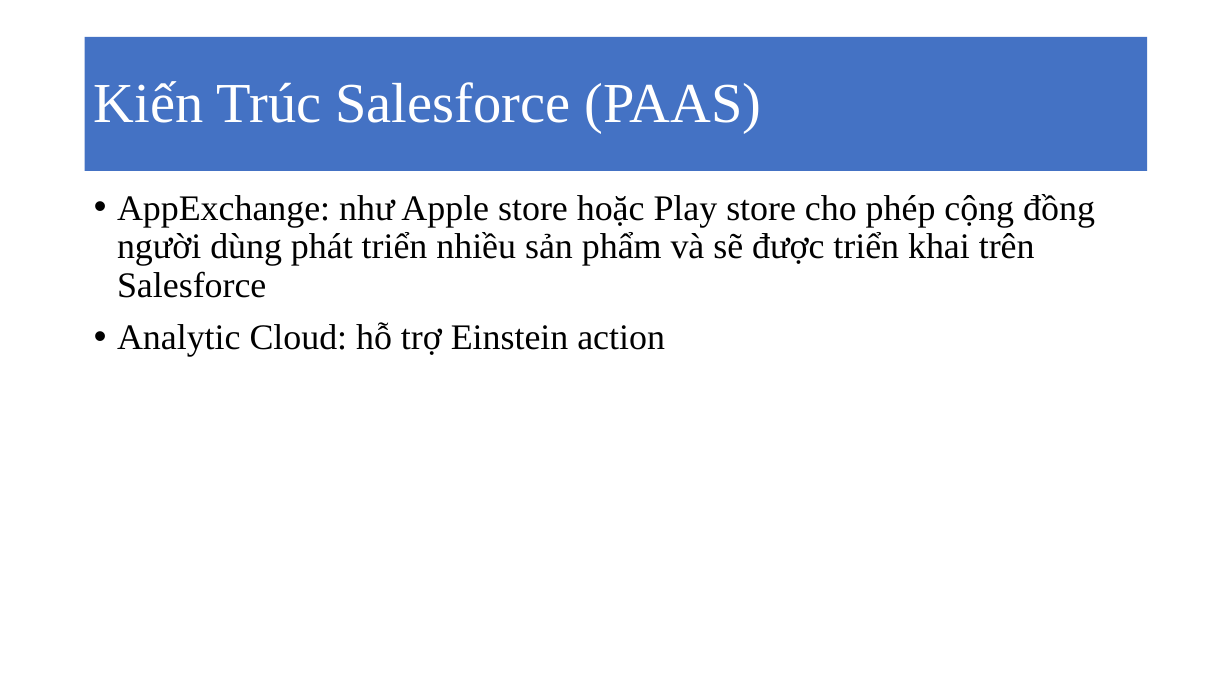
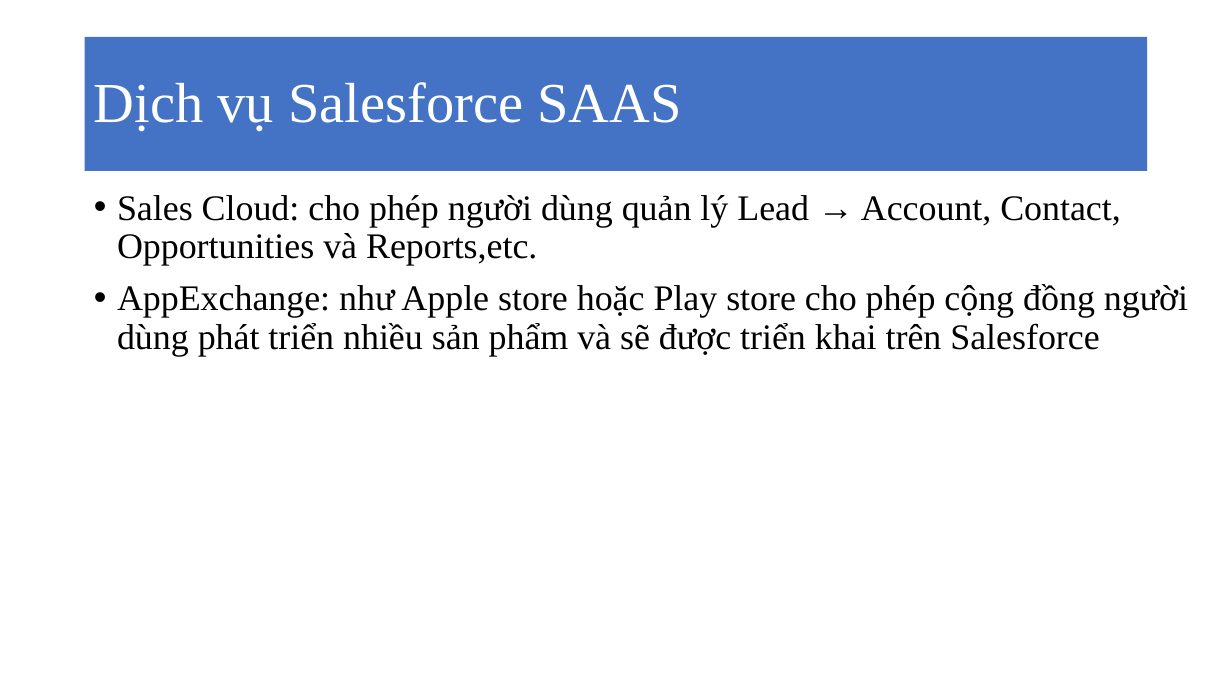
Before and after one commit to MaiBui/graduate-class, a slide deck: slide 7 of cloud_computing/Salesforce.pptx (slide 8 before the commit). Drawn at 1232x693 pixels with LibreOffice and Linux fonts; fonts in the diff are those of the drawing. Boxes give left, top, right and bottom in pixels: in the first picture for what was removed or moved away, otherwise in the second. Text is boxed around its words. In the diff, an @@ line names an element or a change of style, - is before the commit and + after.

```diff
--- a/cloud_computing/Salesforce.pptx
+++ b/cloud_computing/Salesforce.pptx
@@ title at [94, 82, 681, 132]: text changed @@
-Kiến Trúc Salesforce (PAAS)
+Dịch vụ Salesforce SAAS
@@ text at [117, 195, 1121, 266]: paragraph added @@
+• Sales Cloud: cho phép người dùng quản lý Lead → Account, Contact, Opportunities và Reports,etc.
@@ text at [117, 322, 665, 356]: paragraph removed @@
-• Analytic Cloud: hỗ trợ Einstein action
```
Also in this commit, not shown: 7 other slides changed, 3 slides added, 1 slide removed.
